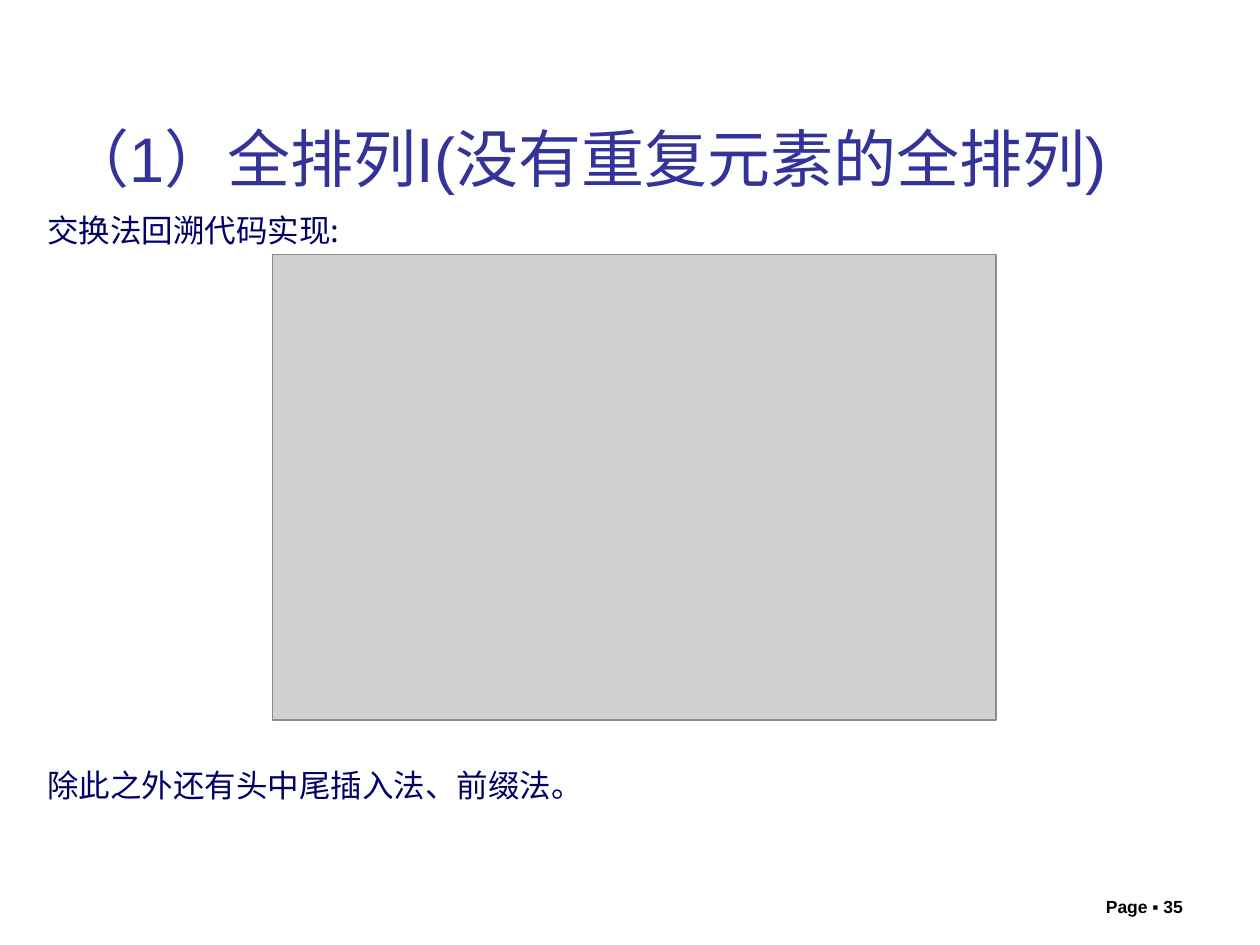
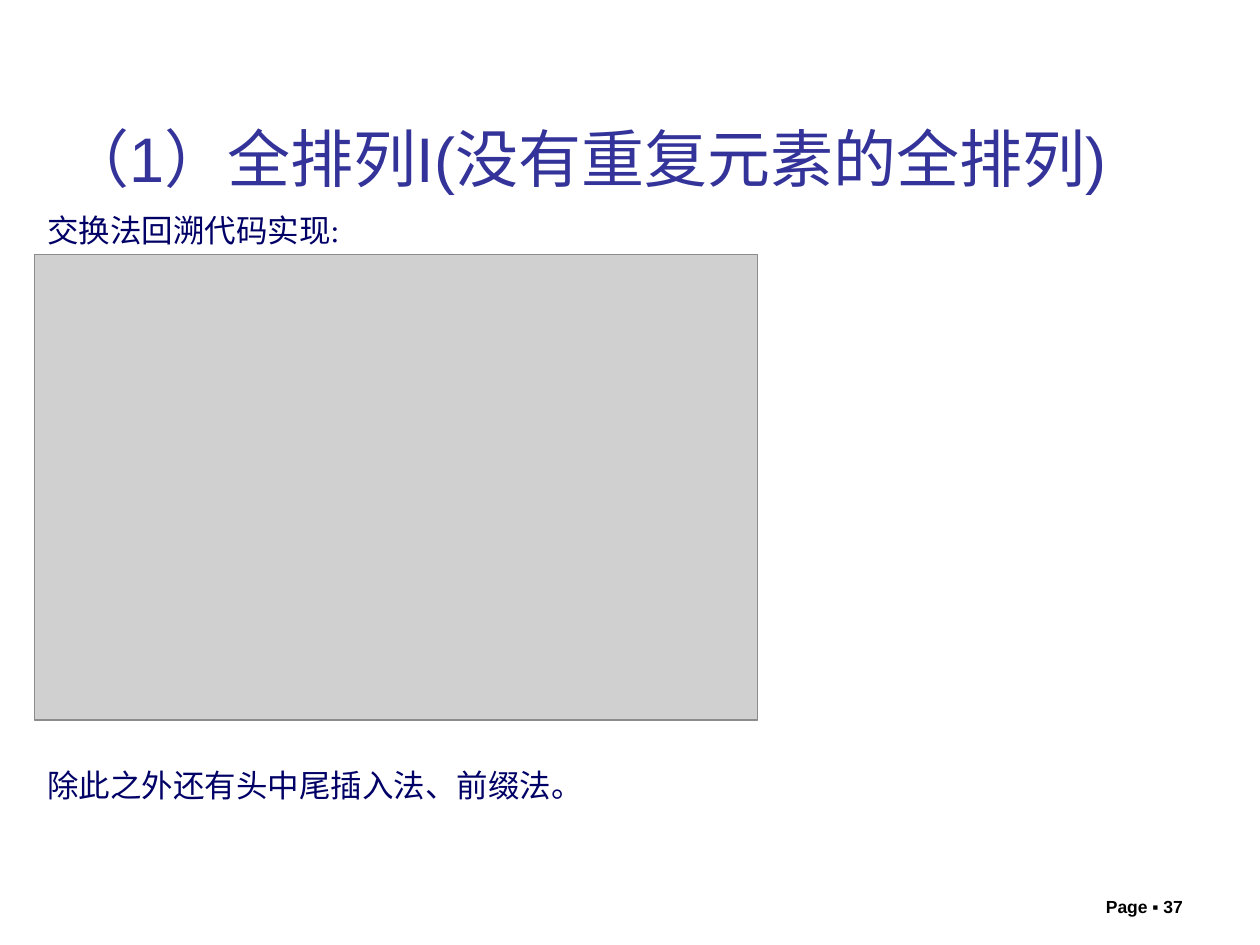
Before and after one commit to liutongling/DP, a slide deck: slide 37 of file/第6章 回朔法.pptx (slide 35 before the commit). Drawn at 1260x945 pixels with LibreOffice and Linux fonts; fonts in the diff are those of the drawing; grey boxes stand for pictures; background and template pictures are left out. Boxes give left, top, right and bottom in pixels: in the first picture for what was removed or moved away, otherwise in the second. Text is boxed around its words. In the diff, an @@ line names an element or a change of style, - is before the commit and + after.

Commit message:
实现第六章内容

```diff
--- a/file/第6章 回朔法.pptx
+++ b/file/第6章 回朔法.pptx
@@ text "交换法回溯代码实现:" at (47,215,339,245): font Noto Sans CJK SC to Times New Roman @@
@@ picture: place and size @@
-picture at (272,255,995,721)
+picture at (35,255,759,721)
@@ page number at (1106,901,1182,917): text changed @@
-Page ▪ 35
+Page ▪ 37
```
Also in this commit, not shown: 3 other slides changed, 10 slides added, 5 other files.
